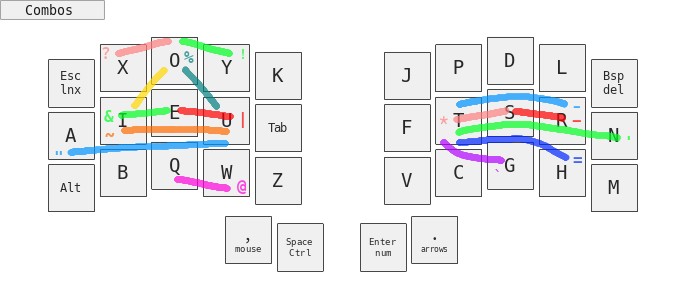
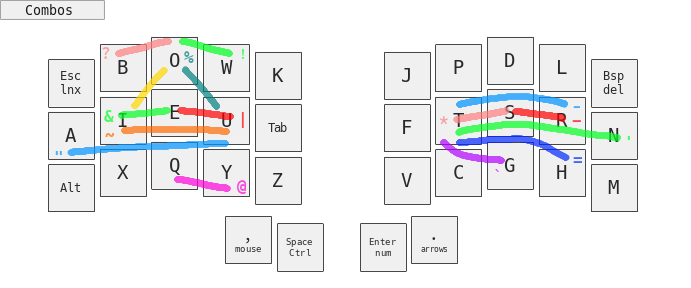
The second (691, 288) image is a revision of the first. Changes to its layers:
painted on "=" over left=481, top=144, right=540, bottom=150
painted on "@" over left=222, top=176, right=231, bottom=179
painted on "base.png" over left=94, top=37, right=586, bottom=272
